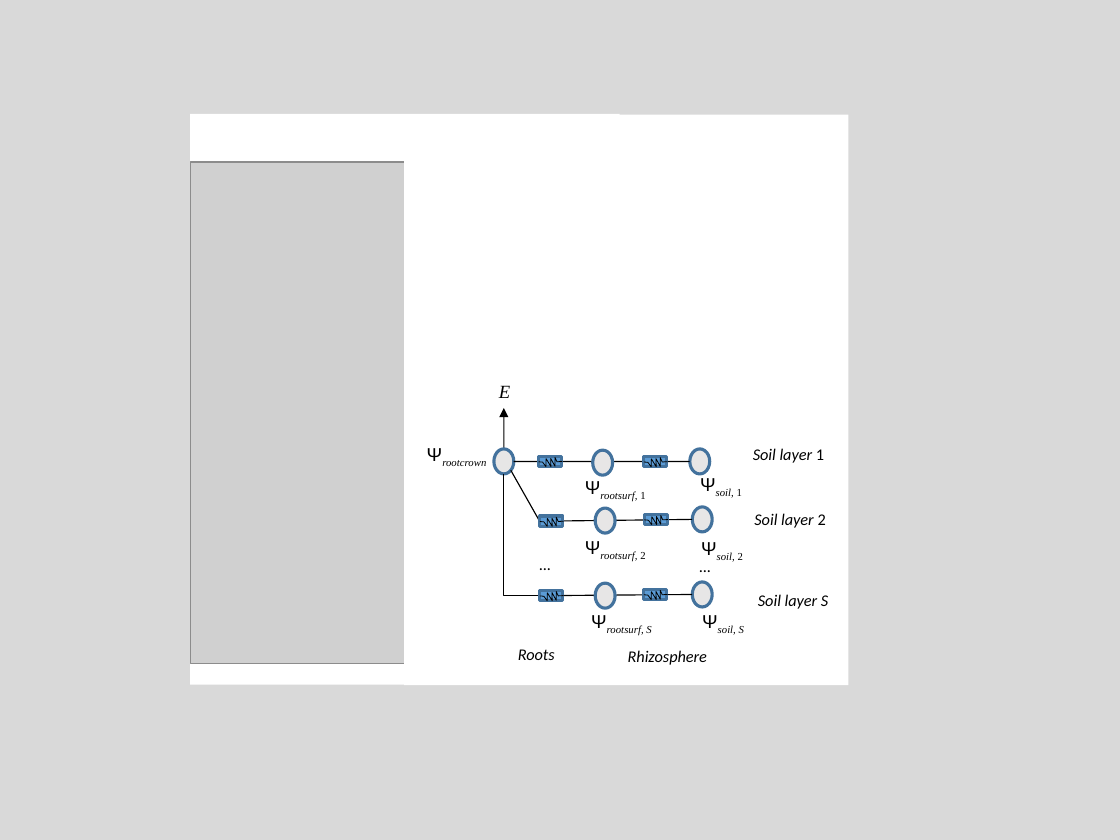
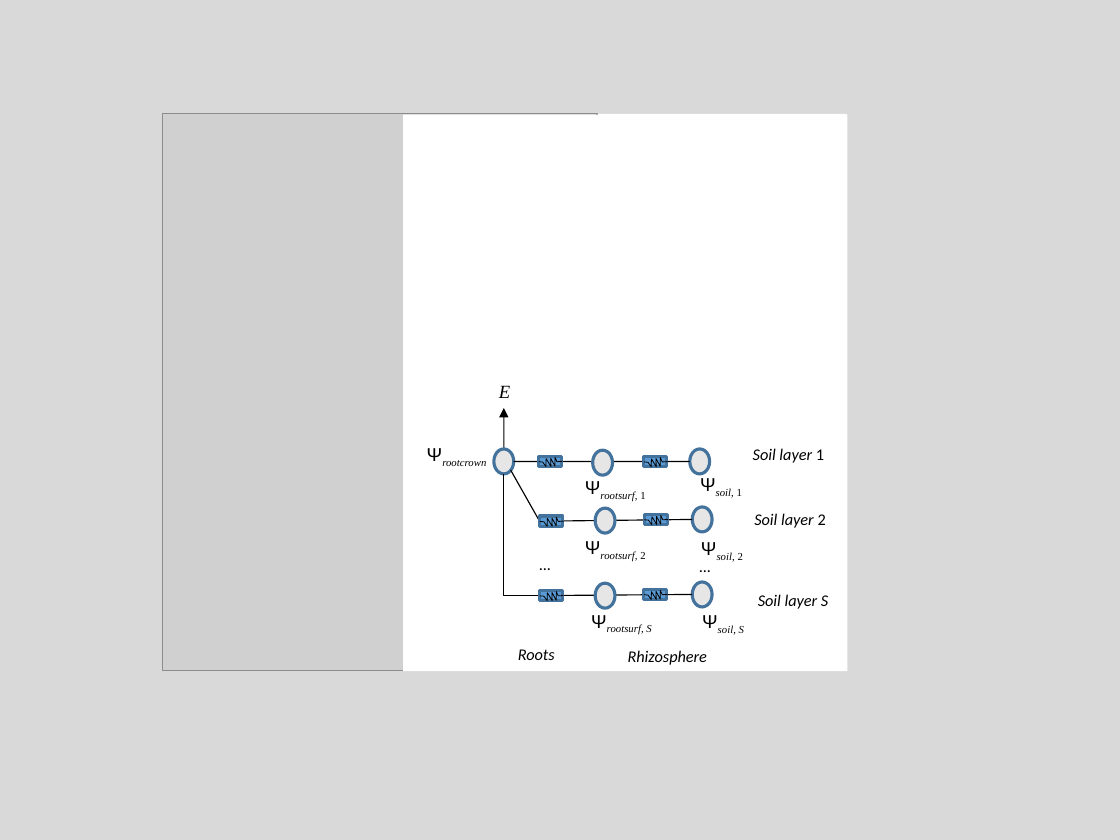
Before and after one commit to emf-creaf/medfatebook, a slide deck: slide 1 of Hydraulics.pptx. Drawn at 1120x840 pixels with LibreOffice and Linux fonts; fonts in the diff are those of the drawing; grey boxes stand for pictures. Boxes give left, top, right and bottom in pixels: in the first picture for what was removed or moved away, otherwise in the second. Text is boxed around its words. In the diff, an @@ line names an element or a change of style, - is before the commit and + after.

```diff
--- a/Hydraulics.pptx
+++ b/Hydraulics.pptx
@@ picture resized from (x1=190, y1=162, x2=552, y2=664) to (x1=162, y1=114, x2=597, y2=671) @@
@@ rectangle resized from (x1=190, y1=114, x2=620, y2=685) to (x1=162, y1=114, x2=847, y2=671) @@
@@ rectangle resized from (x1=404, y1=114, x2=849, y2=685) to (x1=403, y1=114, x2=848, y2=671) @@
@@ outline #000000 0.74 pt to #000000 0.75 pt in 3 elements at (x1=514, y1=461, x2=690, y2=461), (x1=552, y1=520, x2=692, y2=521), (x1=552, y1=595, x2=692, y2=596) @@
```
Also in this commit, not shown: 6 other slides changed, 4 other files.
